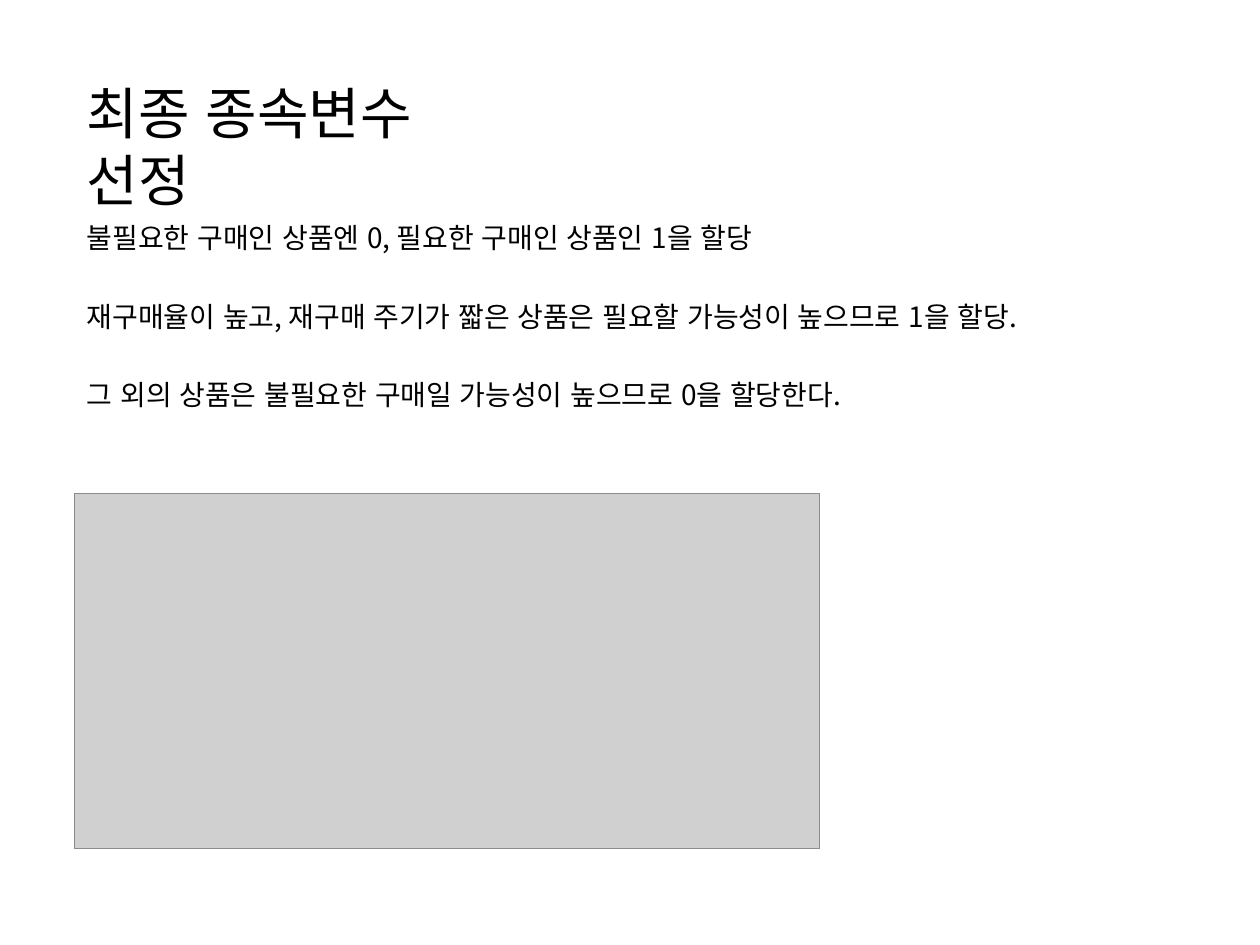
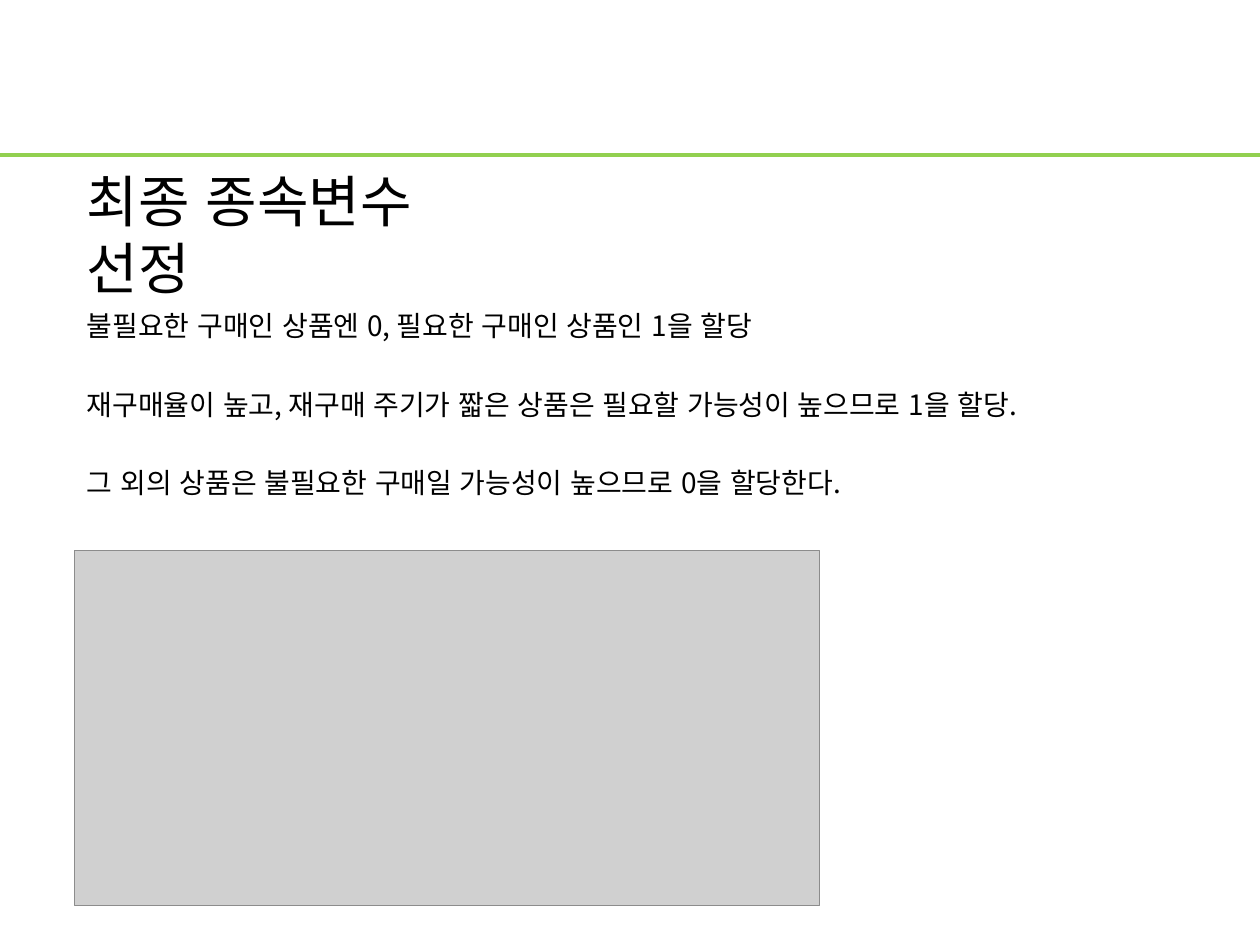
Before and after one commit to WasVelinn/1stPerSonalProjecT, a slide deck: slide 30 of 프레젠테이션1.pptx. Drawn at 1260x945 pixels with LibreOffice and Linux fonts; fonts in the diff are those of the drawing; grey boxes stand for pictures. Boxes give left, top, right and bottom in pixels: in the first picture for what was removed or moved away, otherwise in the second. Text is boxed around its words. In the diff, an @@ line names an element or a change of style, - is before the commit and + after.

```diff
--- a/프레젠테이션1.pptx
+++ b/프레젠테이션1.pptx
@@ line added from (0, 155) to (1260, 155), #92D050 2.25 pt @@
@@ text "최종 종속변수 선정": place and size @@
-text "최종 종속변수 선정" at (87, 87, 412, 206)
+text "최종 종속변수 선정" at (87, 175, 412, 294)
@@ text "불필요한 구매인 상품엔 0, 필요한 ...": place and size @@
-text "불필요한 구매인 상품엔 0, 필요한 ..." at (87, 224, 1017, 408)
+text "불필요한 구매인 상품엔 0, 필요한 ..." at (87, 312, 1017, 496)
@@ picture: place and size @@
-picture at (74, 493, 820, 848)
+picture at (74, 551, 820, 906)
```
Also in this commit, not shown: 39 other slides changed, 2 slides added, 2 slides removed, 18 other files.
